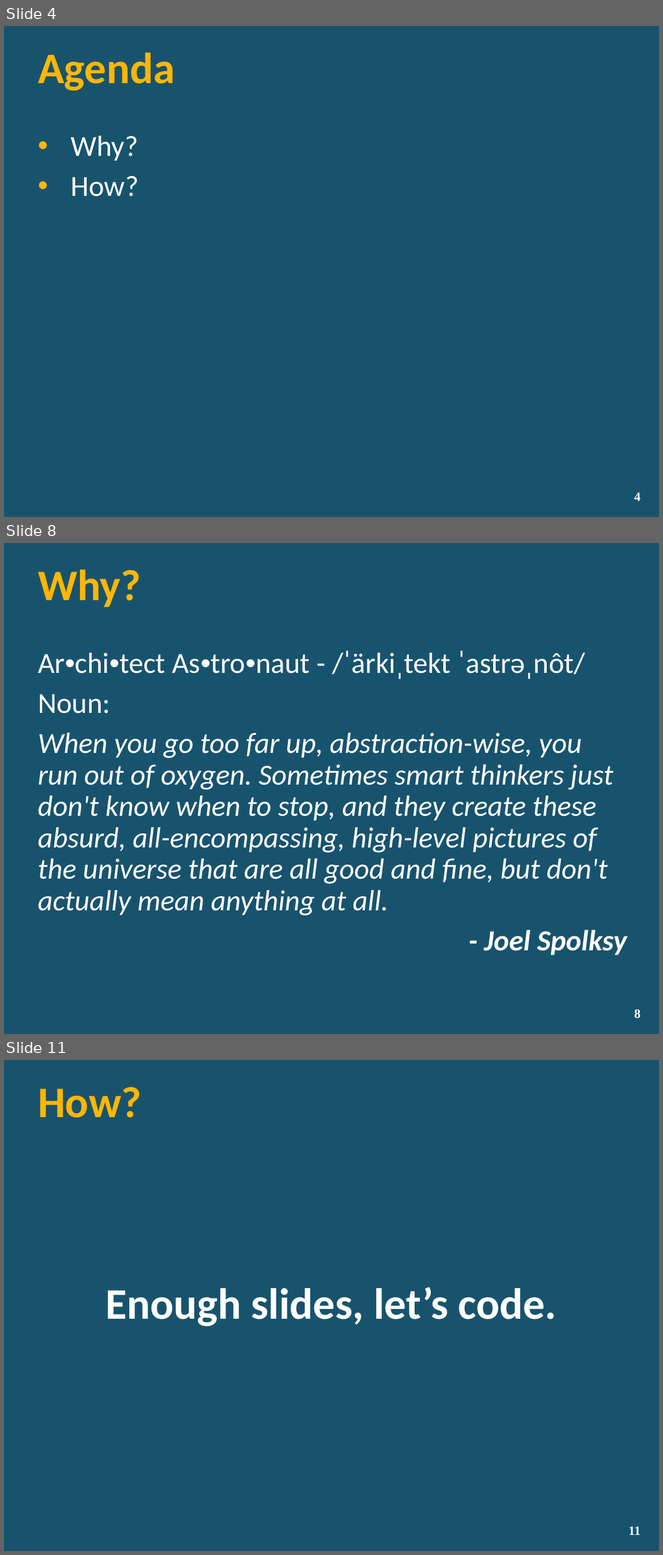
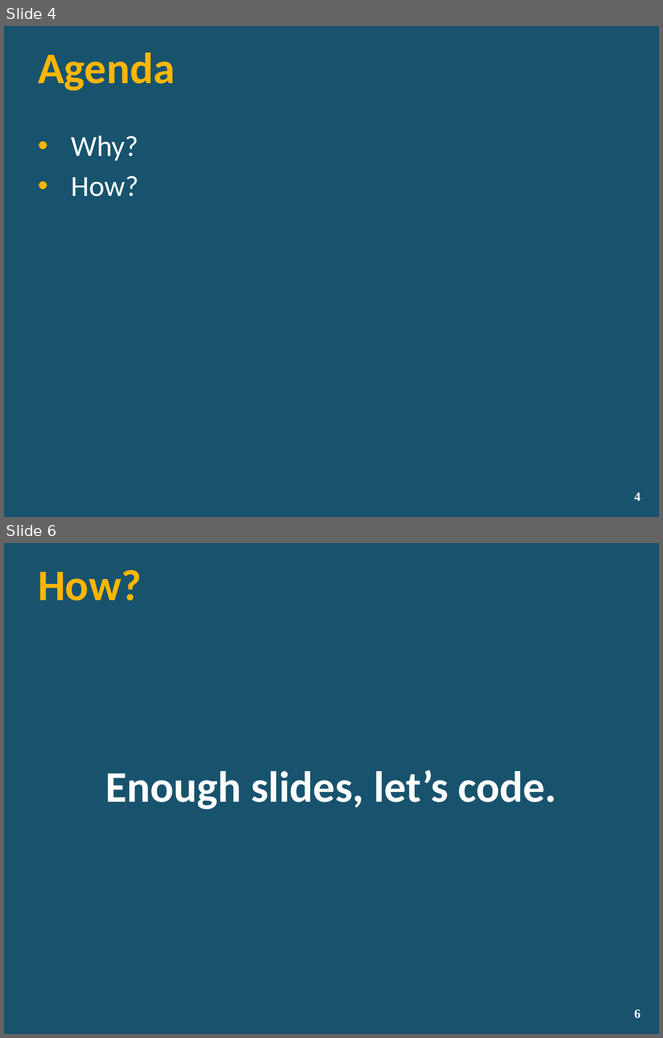
Before and after one commit to lozanotek/RefreshWithNuGet, a slide deck: slides/RefreshWithNuGet.pptx. Shown one above the other, each under a label of ours: slides 4, 8 and 11 before the commit, slides 4 and 6 after it; the slides between them are not shown. The pictures are 663x1555 and 663x1038 pixels, drawn with LibreOffice and Linux fonts; fonts in the diff are those of the drawing; background and template pictures are left out. Boxes give left, top, right and bottom in pixels: in the first picture for what was removed or moved away, otherwise in the second. Text is boxed around its words. In the diff, an @@ line names an element or a change of style, - is before the commit and + after.

```diff
--- a/slides/RefreshWithNuGet.pptx
+++ b/slides/RefreshWithNuGet.pptx
@@ slide 8 removed at [4,543,659,1034], background picture (left out) @@
@@ title removed at [38,570,141,607] @@
-Why?
@@ text removed at [38,651,627,955] @@
-Ar•chi•tect As•tro•naut - /ˈärkiˌtekt ˈastrəˌnôt/
-Noun:
-When you go too far up, abstraction-wise, you run out of oxygen. Sometimes smart thinkers just don't know when to stop, and they create these absurd, all-encompassing, high-level pictures of the universe that are all good and fine, but don't actually mean anything at all.
-- Joel Spolksy
@@ page number removed at [634,1009,640,1019] @@
-8
@@ what was slide 11 is now slide 6 @@
@@ page number at [634,1009,640,1019]: text changed @@
-11
+6
```
Also in this commit, not shown: 1 slide changed, 4 other slides removed.
